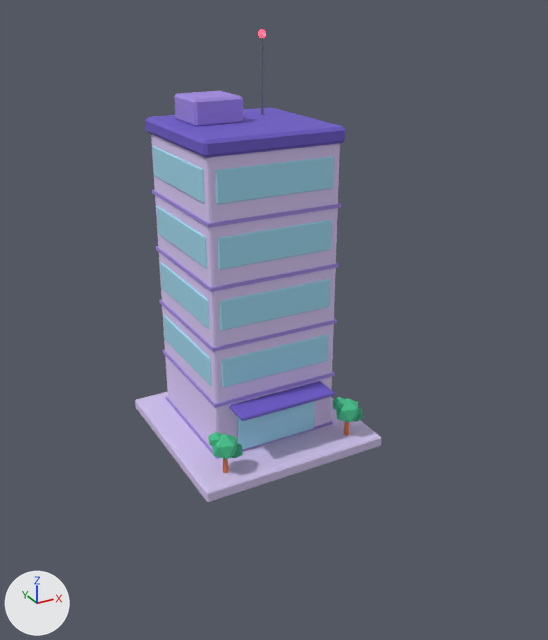
Two versions of the glTF model assets/models/buildings/bld_office.glb, one commit apart.
Before and after are seen from a 50 mm lens placed at (-13.0, -25.6, 17.4), pointed at (0.3, -1.4, 5.3). Lighting does not change. The marker at lower left points along +X, +Y and +Z. The first picture is the older version. Vertices at exactly the same position are counted once.

Names of what the first picture shows: 'bld_office'.
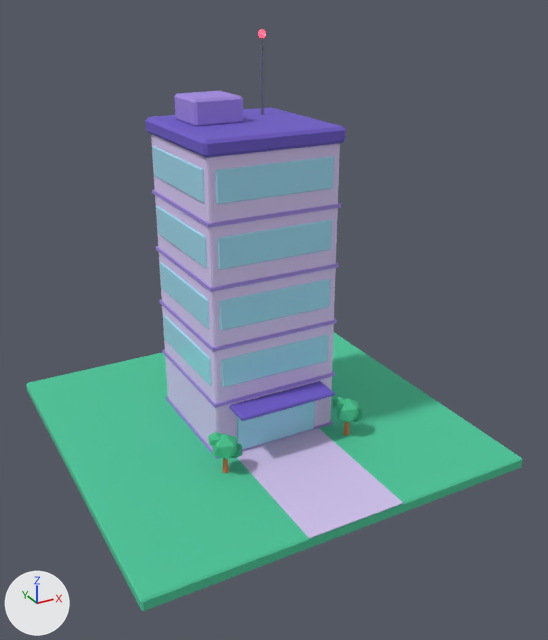
Boxes [x1, y1, x2, y2] around the edits, measured in the pictures (548 x 640 px; the box of a moved part takes in the faces that stretch with it):
'bld_office', reshaped (102% wider, 23% taller)
    before: [135, 30, 381, 502]
    after: [26, 30, 523, 611]
part 1 of me_bld_office_body, moved or reshaped
    before: [135, 392, 381, 502]
    after: [26, 332, 523, 611]
part 2 of me_bld_office_body, added (purple)
    after: [237, 428, 403, 539]

What changed in the scene script:
```text
Add mat_grass:
    mat_grass = principled_material('grass')
    mat_grass.base_color = (0.0723, 0.571, 0.323)  # green #4cc79a
    mat_grass.roughness = 0.95
Change me_bld_office_body:
    used by ob_bld_office; location = (0.0, 0.0, 0.0)
    remove me_bld_office_body.from_pydata(...)  # 658 vertices, 1184 faces; spans x -4.0..4.0, y -4.0..4.0, z -0.3..15.9
    add me_bld_office_body.from_pydata(...)  # 666 vertices, 1196 faces; spans x -8.0..8.0, y -8.0..8.0, z -0.3..15.9
    me_bld_office_body part 1: the loose piece of 24 vertices spanning x -4.0..4.0, y -4.0..4.0, z -0.3..0.2 is scaled about its middle by (2.01, 2.01, 1), in mat_grass (green #4cc79a)
    me_bld_office_body part 2: a new loose piece, a box spanning x -2.0..2.0, y -8.0..-2.1, z 0.17..0.2, in mat_sidewalk (purple #d2c4ee)
    other edits to the shape of me_bld_office_body do not show in these pictures
    add me_bld_office_body.materials.append(mat_grass)  # green #4cc79a
```
